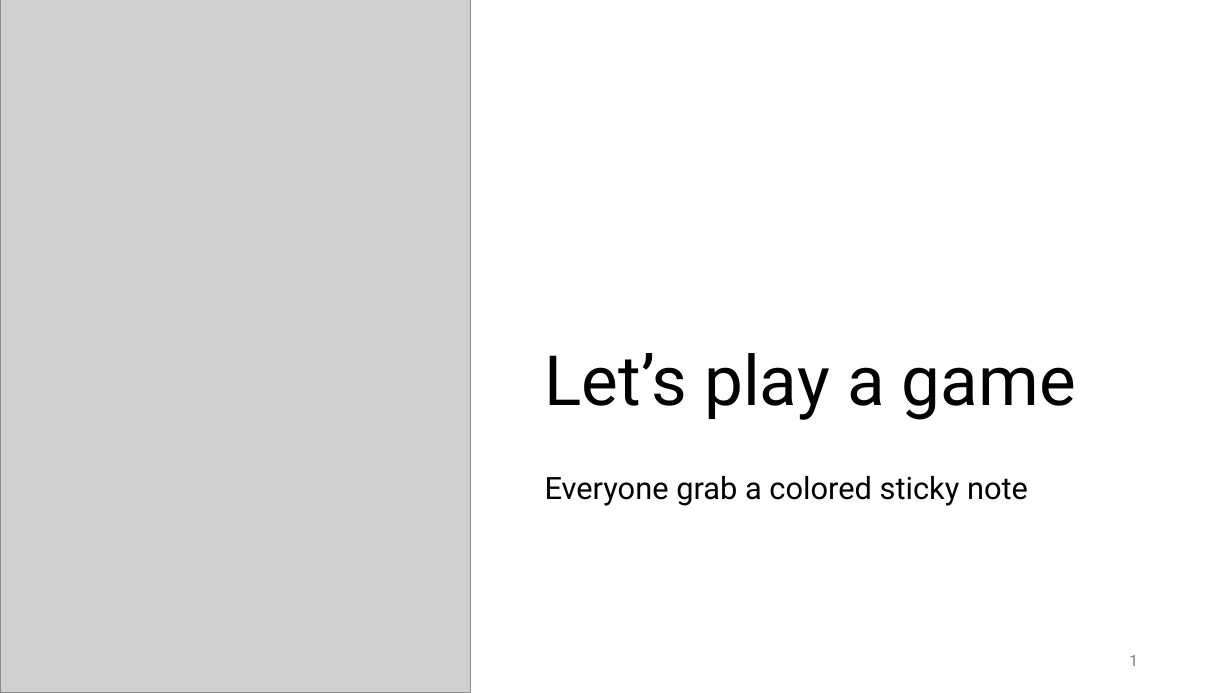
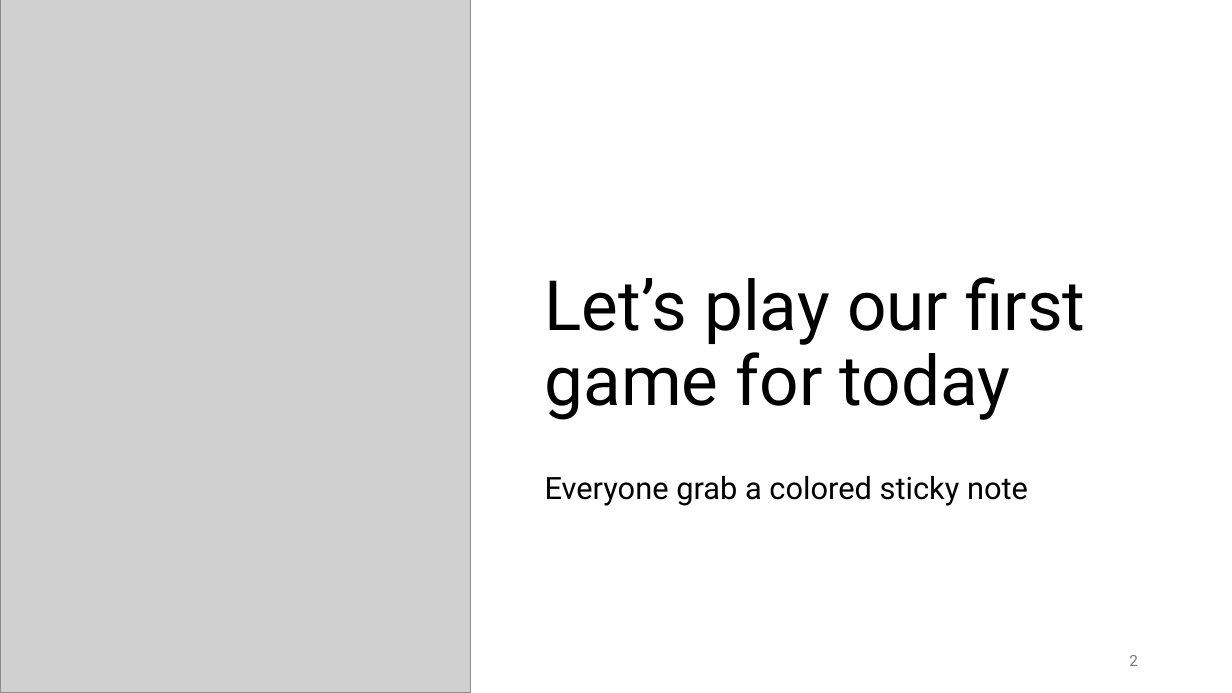
Before and after one commit to comp-comb/code4climate, a slide deck: slide 2 of tuesday/Code4Climate_Tuesday_AQImeaning.pptx (slide 1 before the commit). Drawn at 1232x693 pixels with LibreOffice and Linux fonts; fonts in the diff are those of the drawing; grey boxes stand for pictures. Boxes give left, top, right and bottom in pixels: in the first picture for what was removed or moved away, otherwise in the second. Text is boxed around its words. In the diff, an @@ line names an element or a change of style, - is before the commit and + after.

```diff
--- a/tuesday/Code4Climate_Tuesday_AQImeaning.pptx
+++ b/tuesday/Code4Climate_Tuesday_AQImeaning.pptx
@@ title at bbox=[545, 277, 1085, 420]: text changed @@
-Let’s play a game
+Let’s play our first game for today
@@ page number at bbox=[1129, 655, 1138, 666]: text changed @@
-1
+2
```
Also in this commit, not shown: 3 other slides changed, 1 slide added.
